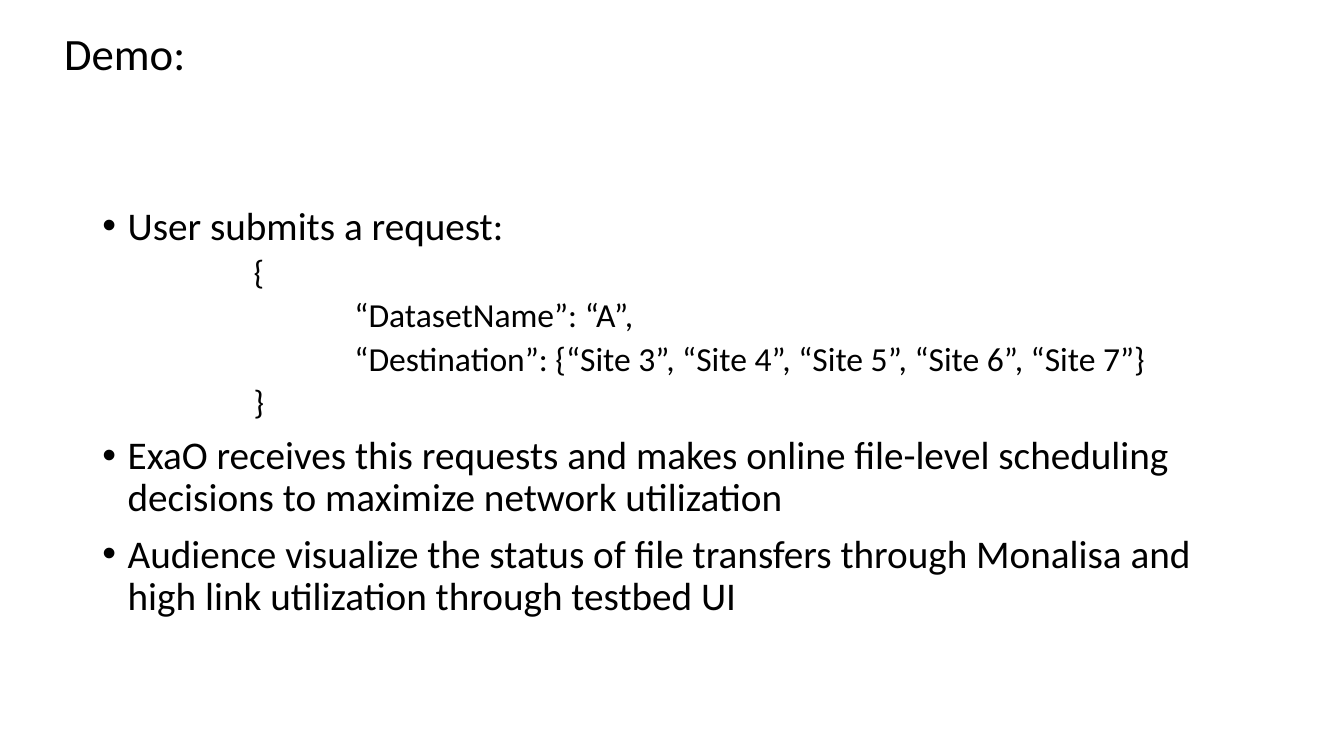
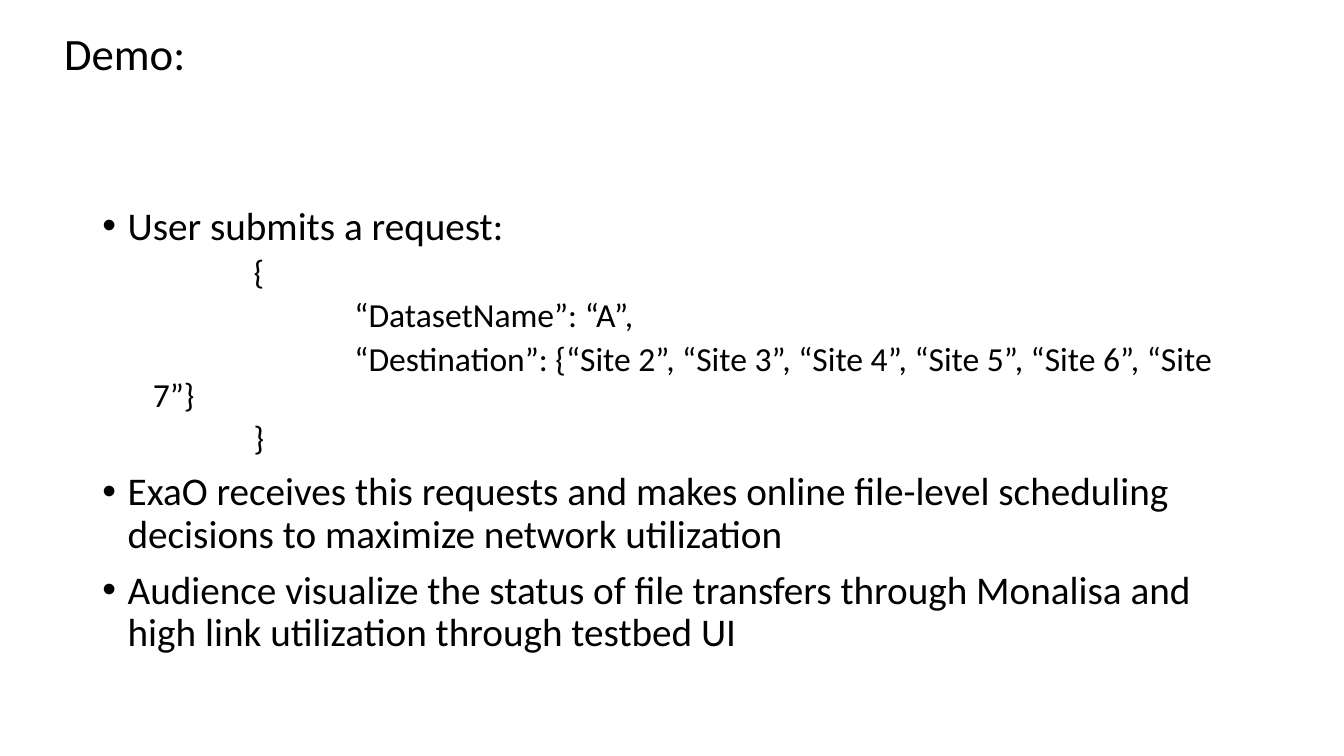
Before and after one commit to snlab/sc16, a slide deck: slide 7 of slides/cms-demo-v0.pptx. Drawn at 1344x756 pixels with LibreOffice and Linux fonts; fonts in the diff are those of the drawing. Boxes give left, top, right and bottom in pixels: in the first picture for what was removed or moved away, otherwise in the second. Text is boxed around its words. In the diff, an @@ line names an element or a change of style, - is before the commit and + after.

Commit message:
Fix typos

```diff
--- a/slides/cms-demo-v0.pptx
+++ b/slides/cms-demo-v0.pptx
@@ text at [153,346,1212,412]: text changed @@
-  “Destination”: {“Site 3”, “Site 4”, “Site 5”, “Site 6”, “Site 7”}
+  “Destination”: {“Site 2”, “Site 3”, “Site 4”, “Site 5”, “Site 6”, “Site 7”}
```
